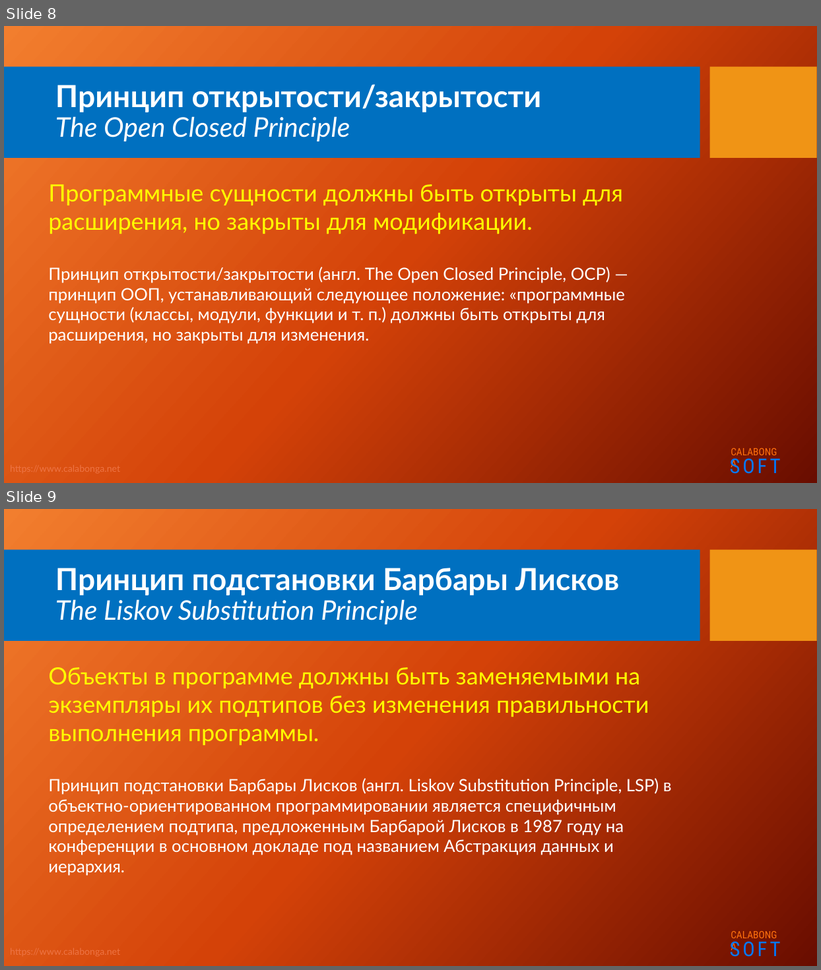
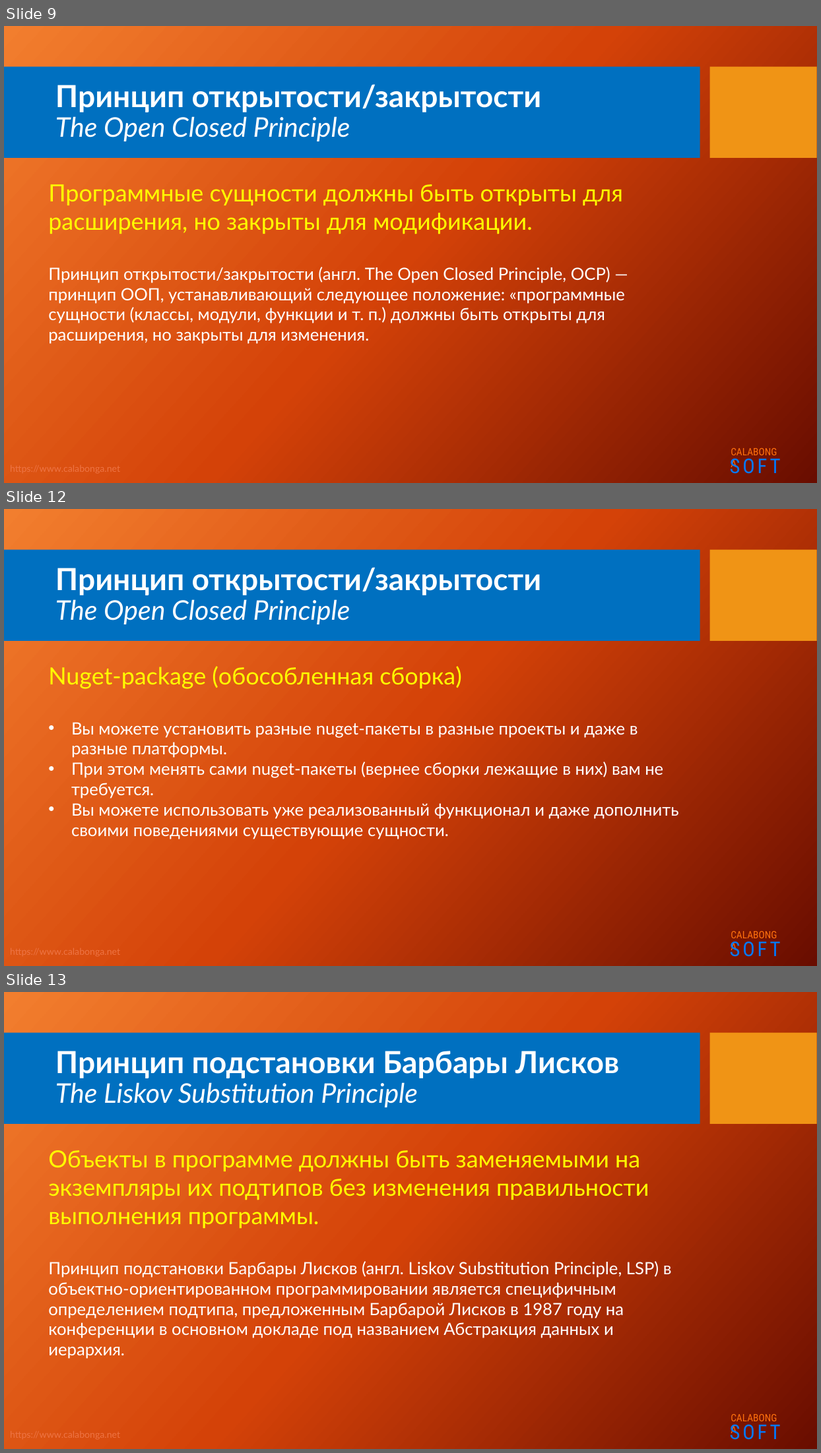
Before and after one commit to Calabonga/SOLID, a slide deck: Powerpoint/SOLID_S.pptx. Shown one above the other, each under a label of ours: slides 8 and 9 before the commit, slides 9, 12 and 13 after it; the slides between them are not shown. The pictures are 821x970 and 821x1453 pixels, drawn with LibreOffice and Linux fonts; fonts in the diff are those of the drawing; background and template pictures are left out. Boxes give left, top, right and bottom in pixels: in the first picture for what was removed or moved away, otherwise in the second. Text is boxed around its words. In the diff, an @@ line names an element or a change of style, - is before the commit and + after.

```diff
--- a/Powerpoint/SOLID_S.pptx
+++ b/Powerpoint/SOLID_S.pptx
@@ slide 12 added at box(4, 509, 817, 966), background picture (left out); not listed: 5 template elements that a slide beside it also shows @@
@@ title added at box(55, 567, 542, 625), 36 pt, text #FFFFFF, bold @@
+Принцип открытости/закрытости
+The Open Closed Principle
@@ text added at box(48, 666, 679, 840), 20 pt, text #FFFFFF @@
+Nuget-package (обособленная сборка)
+• Вы можете установить разные nuget-пакеты в разные проекты и даже в разные платформы.
+• При этом менять сами nuget-пакеты (вернее сборки лежащие в них) вам не требуется.
+• Вы можете использовать уже реализованный функционал и даже дополнить своими поведениями существующие сущности.
@@ what was slide 8 is now slide 9 @@
@@ what was slide 9 is now slide 13 @@
```
Also in this commit, not shown: 3 other slides added, 12 other files.
